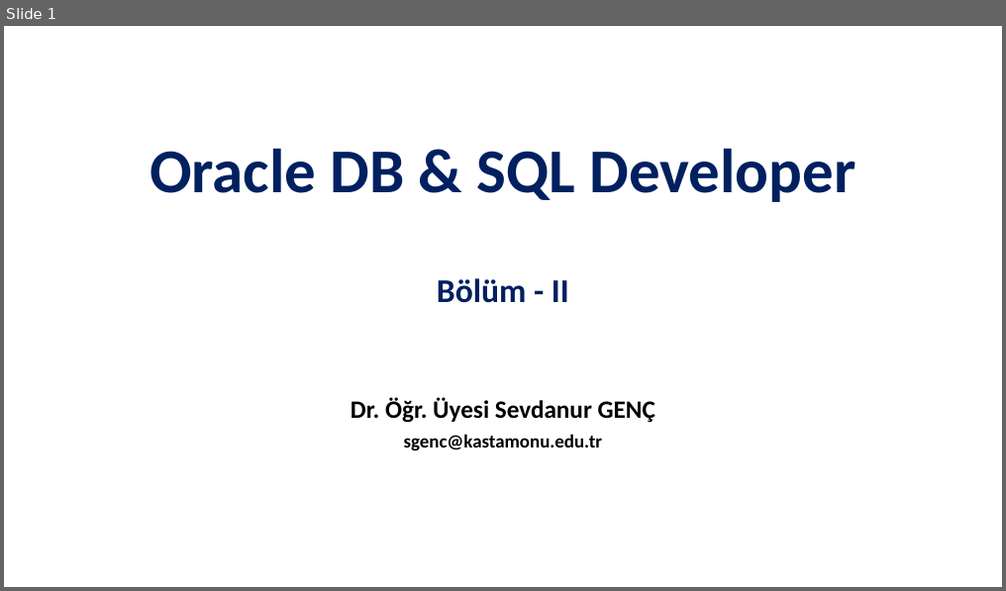
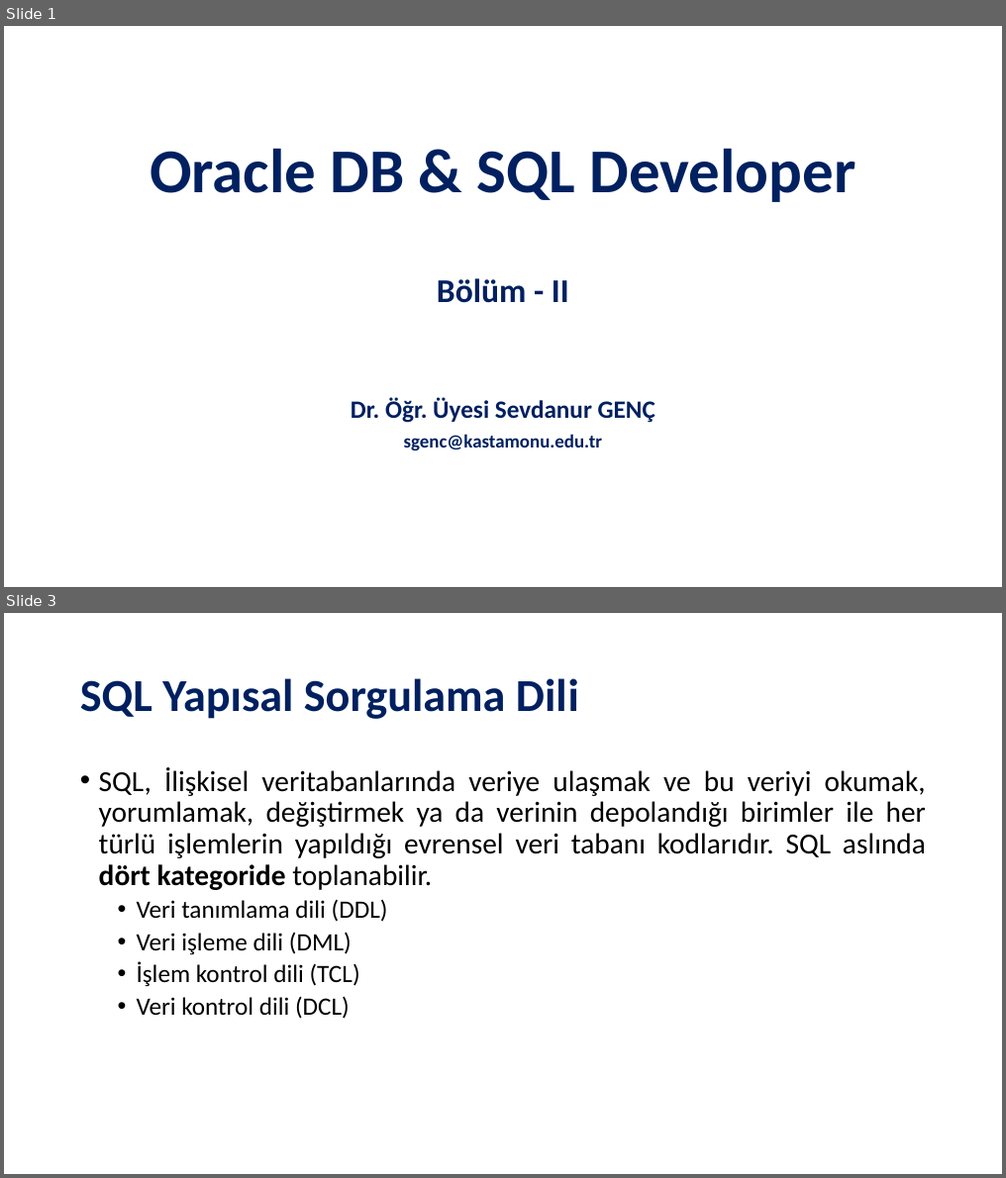
Before and after one commit to SevdanurGENC/Oracle-DB-SQL-Developer-Lecture-Notes, a slide deck: Slides/Oracle DB & SQL Developer - Bolum II.pptx. Shown one above the other, each under a label of ours: slide 1 before the commit, slides 1 and 3 after it; the slides between them are not shown. The pictures are 1006x591 and 1006x1178 pixels, drawn with LibreOffice and Linux fonts; fonts in the diff are those of the drawing. Boxes give left, top, right and bottom in pixels: in the first picture for what was removed or moved away, otherwise in the second. Text is boxed around its words. In the diff, an @@ line names an element or a change of style, - is before the commit and + after.

```diff
--- a/Slides/Oracle DB & SQL Developer - Bolum II.pptx
+++ b/Slides/Oracle DB & SQL Developer - Bolum II.pptx
@@ slide 3 added at box(4, 613, 1002, 1174), background #FFFFFF @@
@@ title added at box(80, 678, 579, 719), 44 pt, text #002060, bold @@
+SQL Yapısal Sorgulama Dili
@@ text added at box(99, 767, 926, 1019), 28 pt, text #000000 @@
+• SQL, İlişkisel veritabanlarında veriye ulaşmak ve bu veriyi okumak, yorumlamak, değiştirmek ya da verinin depolandığı birimler ile her türlü işlemlerin yapıldığı evrensel veri tabanı kodlarıdır. SQL aslında dört kategoride toplanabilir.
+  • Veri tanımlama dili (DDL)
+  • Veri işleme dili (DML)
+  • İşlem kontrol dili (TCL)
+  • Veri kontrol dili (DCL)
@@ slide 1 changed as well @@
@@ subtitle "Dr. Öğr. Üyesi Sevdanur GENÇ" at box(350, 397, 655, 452): text colour #000000 to #002060 @@
```
Also in this commit, not shown: 1 other slide changed, 9 other slides added, 7 slides removed, 1 other file.
